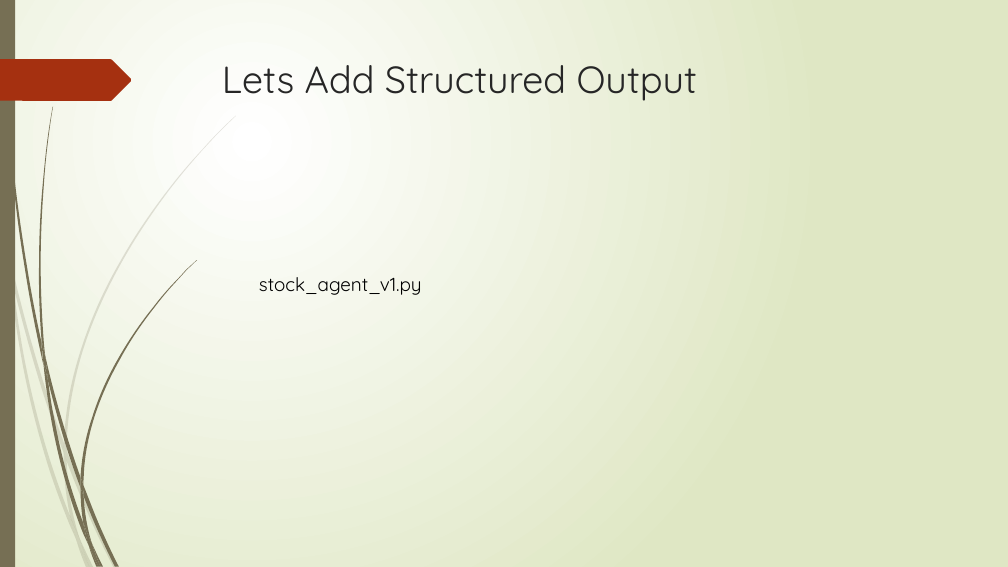
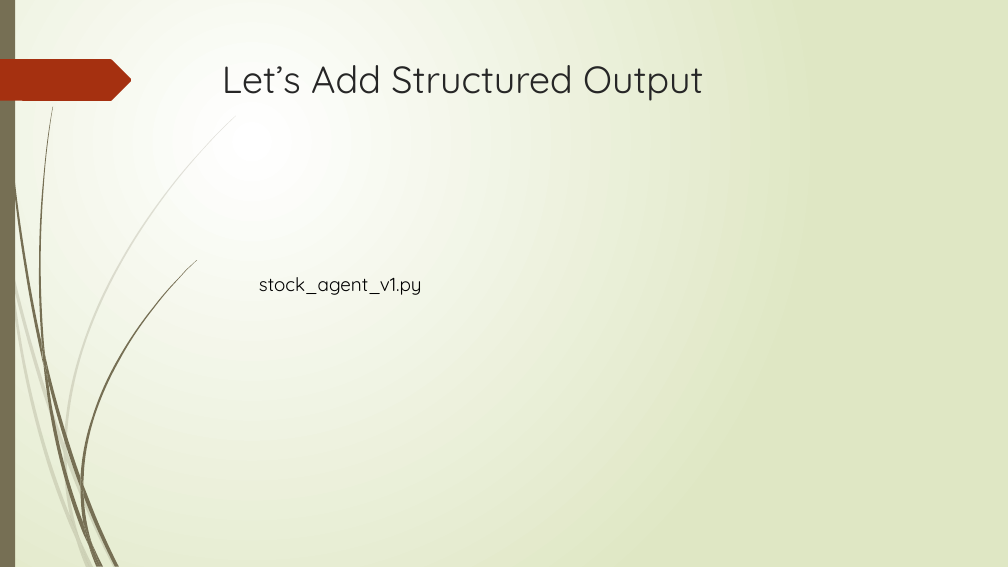
Before and after one commit to saiful1105020/stock_agent, a slide deck: slide 21 of workshop_slides.pptx. Drawn at 1008x567 pixels with LibreOffice and Linux fonts; fonts in the diff are those of the drawing. Boxes give left, top, right and bottom in pixels: in the first picture for what was removed or moved away, otherwise in the second. Text is boxed around its words. In the diff, an @@ line names an element or a change of style, - is before the commit and + after.

```diff
--- a/workshop_slides.pptx
+++ b/workshop_slides.pptx
@@ title at box(222, 65, 703, 101): text changed @@
-Lets Add Structured Output
+Let’s Add Structured Output
```
Also in this commit, not shown: 1 slide added, 5 other files.
